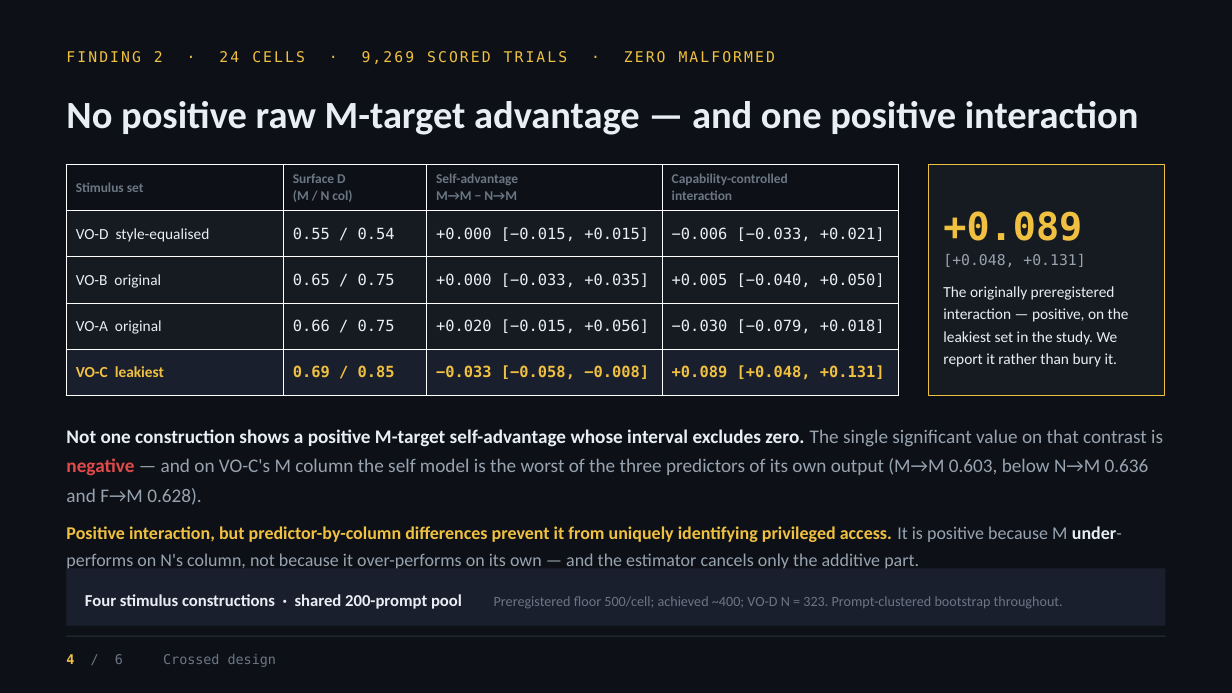
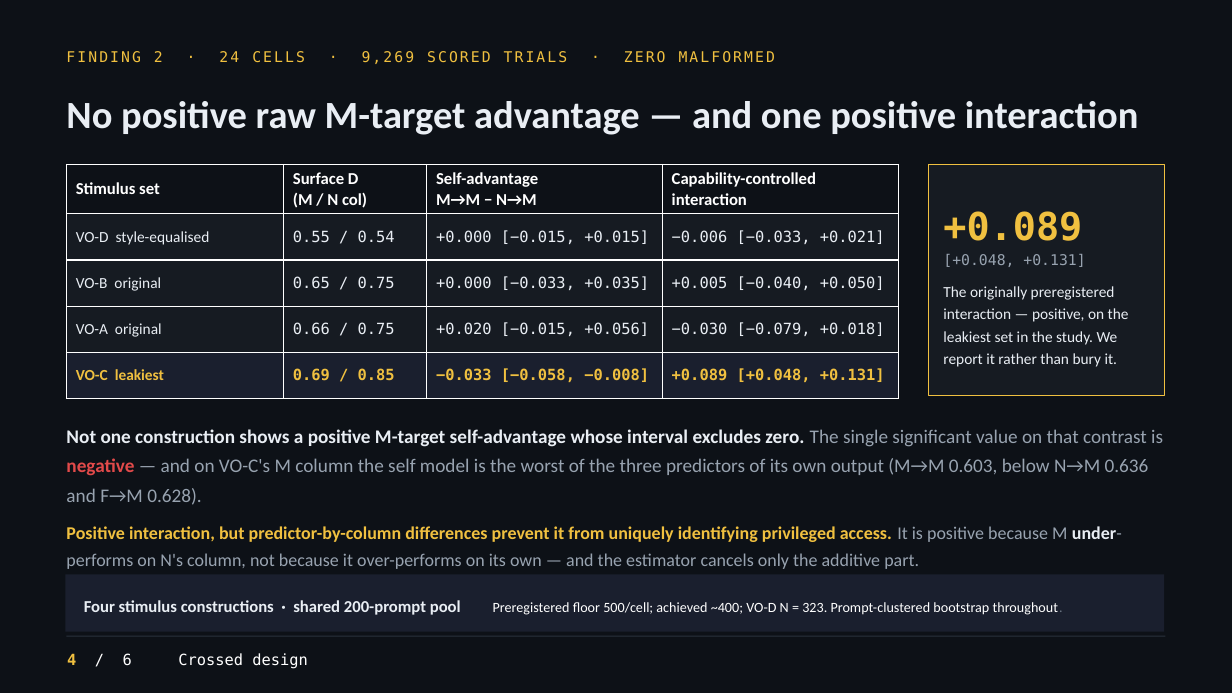
Before and after one commit to UbaJaz/Digital_Minds_Research, a slide deck: slide 4 of Digital_Minds_Track3_Slides.pptx. Drawn at 1232x693 pixels with LibreOffice and Linux fonts; fonts in the diff are those of the drawing. Boxes give left, top, right and bottom in pixels: in the first picture for what was removed or moved away, otherwise in the second. Text is boxed around its words. In the diff, an @@ line names an element or a change of style, - is before the commit and + after.

```diff
--- a/Digital_Minds_Track3_Slides.pptx
+++ b/Digital_Minds_Track3_Slides.pptx
@@ table at (67,165,898,398) @@
@@ size 10.5 to 13 pt, text colour #6B7683 to #FFFFFF in "Stimulus set", "Surface D", "(M / N col)", "Self-advantage" and 3 more places @@
@@ rectangle "Four stimulus constructions · shared ...": place and size @@
-rectangle "Four stimulus constructions · shared ..." at (67,568,1165,626)
+rectangle "Four stimulus constructions · shared ..." at (66,575,1165,632)
@@ rectangle "Four stimulus constructions · shared ..." at (66,575,1165,632): text colour #6B7683 to #FFFFFF in "Preregistered floor 500/cell; achieved ~400; VO-D N ..." @@
@@ text "4 / 6 Crossed design" at (67,653,308,669): size 10.5 to 12 pt, text colour #6B7683 to #FFFFFF @@
```
Also in this commit, not shown: 5 other slides changed, 2 other files.
